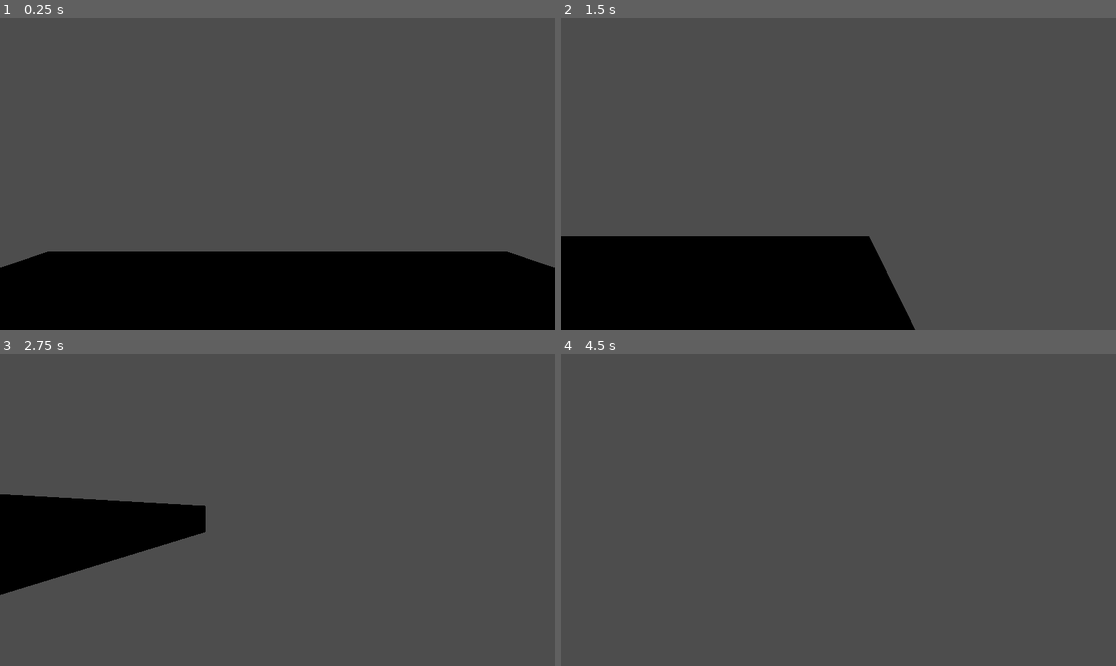
Above: before the commit, frames 1-4 (two rows, left to right).
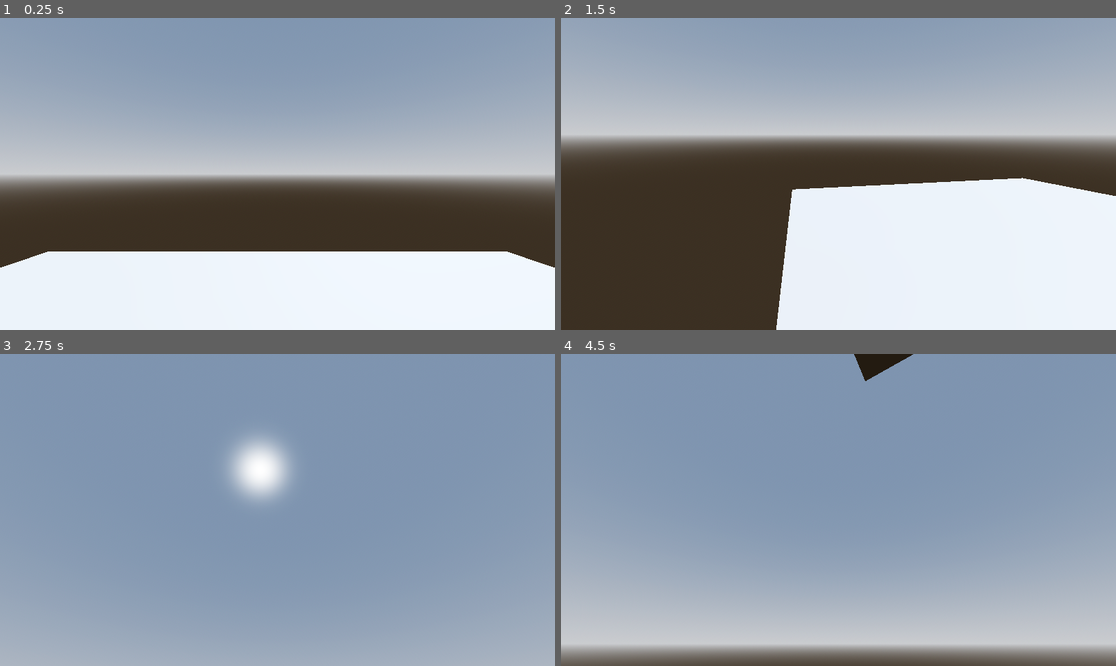
Above: after the commit, the same moments.

Repository: iceknith/totally-normal-electician-sim
Game: Godot game, scene res://src/3D/test_level/test_level.tscn
Same seed, same stepped clock (60 frames per second), same inputs: the game is played once before the commit and once after it. The project has no main scene, so this scene is started directly.
Inputs (mouse positions are in pixels of both pictures, inside the frame that each line leads up to):
- Up to frame 1 (0.25 s): no input
- Up to frame 2 (1.5 s): tap Enter (ui_accept) at 0.5, 0.77 s; move the mouse to (960, 158) at 0.52 s; hold Right (ui_right) 0.53-1.28 s; move the mouse to (727, 189) at 1.27 s; hold Down (ui_down) from 1.28 s (still down)
- Up to frame 3 (2.75 s): tap Enter (ui_accept) at 1.52 s; move the mouse to (333, 441) at 2.02 s; release Down (ui_down) at 2.03 s; hold Right (ui_right) from 2.03 s (still down)
- Up to frame 4 (4.5 s): move the mouse to (810, 572) at 2.77 s; release Right (ui_right) at 2.78 s; hold Up (ui_up) 2.78-3.53 s; tap Enter (ui_accept) at 3.02, 3.77, 4.25 s; move the mouse to (1005, 556) at 3.52 s; hold Left (ui_left) from 3.53 s (still down); move the mouse to (672, 463) at 4.27 s

The runs differ from the first frame. In frame 1, 97% of the frame differs, in the area x 0-100%, y 0-100%; in frame 2, 97%; in frame 3, 100%; in frame 4, 98%.

Commit message:
mouvements basique
marche, saut, déplacer l'orientation de la caméra avec la souris

Diff:
--- a/src/3D/player/player.gd
+++ b/src/3D/player/player.gd
@@ -4,6 +4,20 @@
 const JUMP_VELOCITY = 4.5
 
 @export var look_sensitivity : float = 0.006
+
+func _ready() -> void:
+	# plus tard on voudra avoir des moments ou on libère le curseur pour pouvoir acceder à l'ui au lieu qu'il serve à tourner la drirection dans laquelle on regarde.
+	Input.set_mouse_mode(Input.MOUSE_MODE_CAPTURED)
+
+func _unhandled_input(event: InputEvent) -> void:
+	if Input.get_mouse_mode() == Input.MOUSE_MODE_CAPTURED:
+		if event is InputEventMouseMotion:
+			# tourne le perso sur l'axe droite/gauche
+			rotate_y(-event.relative.x * look_sensitivity)
+			# tourne la caméra de haut en bas
+			%Camera3D.rotate_x(-event.relative.y * look_sensitivity)
+			# contraint la rotation de la caméra pour éviter que le joueur puisse se tordre le cou
+			%Camera3D.rotation.x = clamp(%Camera3D.rotation.x, deg_to_rad(-90), deg_to_rad(90))
 
 func _physics_process(delta: float) -> void:
 	# Add the gravity.
--- a/src/3D/player/player.tscn
+++ b/src/3D/player/player.tscn
@@ -17,6 +17,7 @@
 transform = Transform3D(1, 0, 0, 0, 1, 0, 0, 0, 1, 0, 1.5205812, 0)
 
 [node name="Camera3D" type="Camera3D" parent="head" unique_id=913838045]
+unique_name_in_owner = true
 
 [node name="MeshInstance3D" type="MeshInstance3D" parent="." unique_id=330942890]
 transform = Transform3D(1, 0, 0, 0, 1, 0, 0, 0, 1, 0, 1, 0)
--- a/src/3D/test_level/test_level.tscn
+++ b/src/3D/test_level/test_level.tscn
@@ -2,7 +2,27 @@
 
 [ext_resource type="PackedScene" uid="uid://m1vlj0bw46qk" path="res://src/3D/player/player.tscn" id="1_paykc"]
 
+[sub_resource type="ProceduralSkyMaterial" id="ProceduralSkyMaterial_paykc"]
+sky_horizon_color = Color(0.66224277, 0.6717428, 0.6867428, 1)
+ground_horizon_color = Color(0.66224277, 0.6717428, 0.6867428, 1)
+
+[sub_resource type="Sky" id="Sky_r0j4o"]
+sky_material = SubResource("ProceduralSkyMaterial_paykc")
+
+[sub_resource type="Environment" id="Environment_2wq4w"]
+background_mode = 2
+sky = SubResource("Sky_r0j4o")
+tonemap_mode = 2
+glow_enabled = true
+
 [node name="test_level" type="Node3D" unique_id=513608235]
+
+[node name="DirectionalLight3D" type="DirectionalLight3D" parent="." unique_id=271751510]
+transform = Transform3D(-0.8660254, -0.43301278, 0.25, 0, 0.49999997, 0.86602545, -0.50000006, 0.75, -0.43301266, 0, 0, 0)
+shadow_enabled = true
+
+[node name="WorldEnvironment" type="WorldEnvironment" parent="." unique_id=2081782975]
+environment = SubResource("Environment_2wq4w")
 
 [node name="CSGBox3D" type="CSGBox3D" parent="." unique_id=971734756]
 transform = Transform3D(1, 0, 0, 0, 1, 0, 0, 0, 1, 0, -0.5005, 0)
